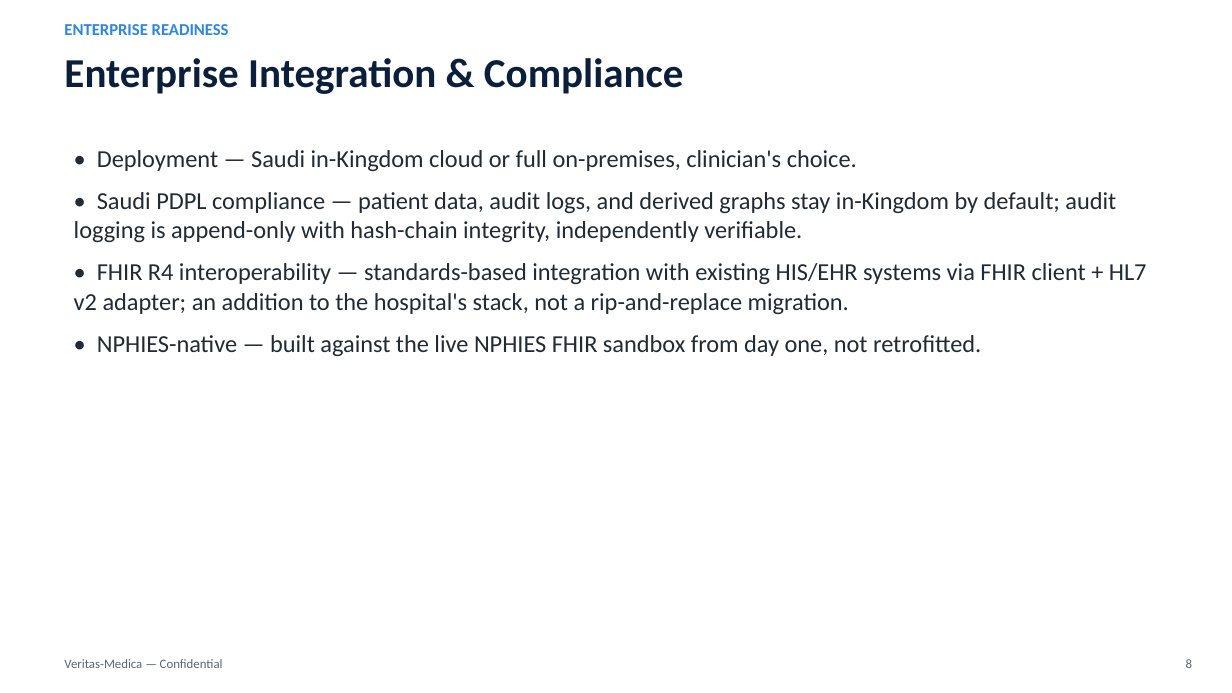
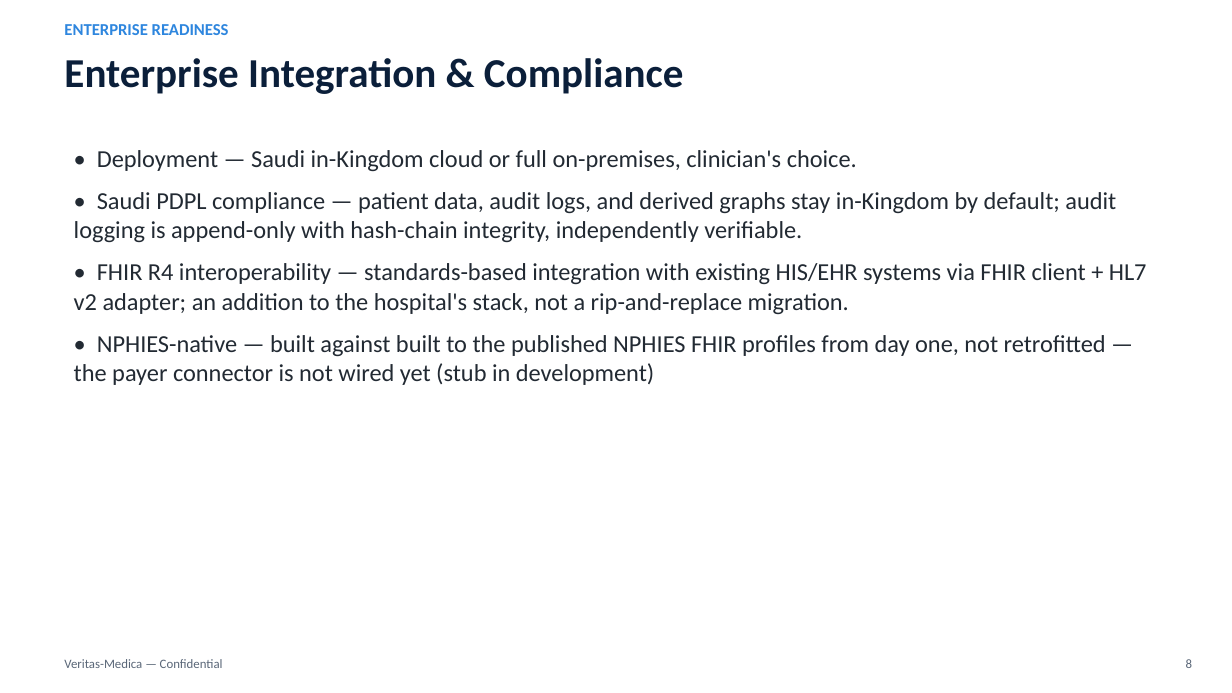
Before and after one commit to sabry713-prog/Clinic, a slide deck: slide 8 of docs/executive-demo/EXECUTIVE_PRESENTATION.pptx. Drawn at 1232x693 pixels with LibreOffice and Linux fonts; fonts in the diff are those of the drawing. Boxes give left, top, right and bottom in pixels: in the first picture for what was removed or moved away, otherwise in the second. Text is boxed around its words. In the diff, an @@ line names an element or a change of style, - is before the commit and + after.

```diff
--- a/docs/executive-demo/EXECUTIVE_PRESENTATION.pptx
+++ b/docs/executive-demo/EXECUTIVE_PRESENTATION.pptx
@@ text at <box>74,335,1106,385</box>: text changed @@
-• NPHIES-native — built against the live NPHIES FHIR sandbox from day one, not retrofitted.
+• NPHIES-native — built against built to the published NPHIES FHIR profiles from day one, not retrofitted — the payer connector is not wired yet (stub in development)
```
Also in this commit, not shown: 3 other files.
